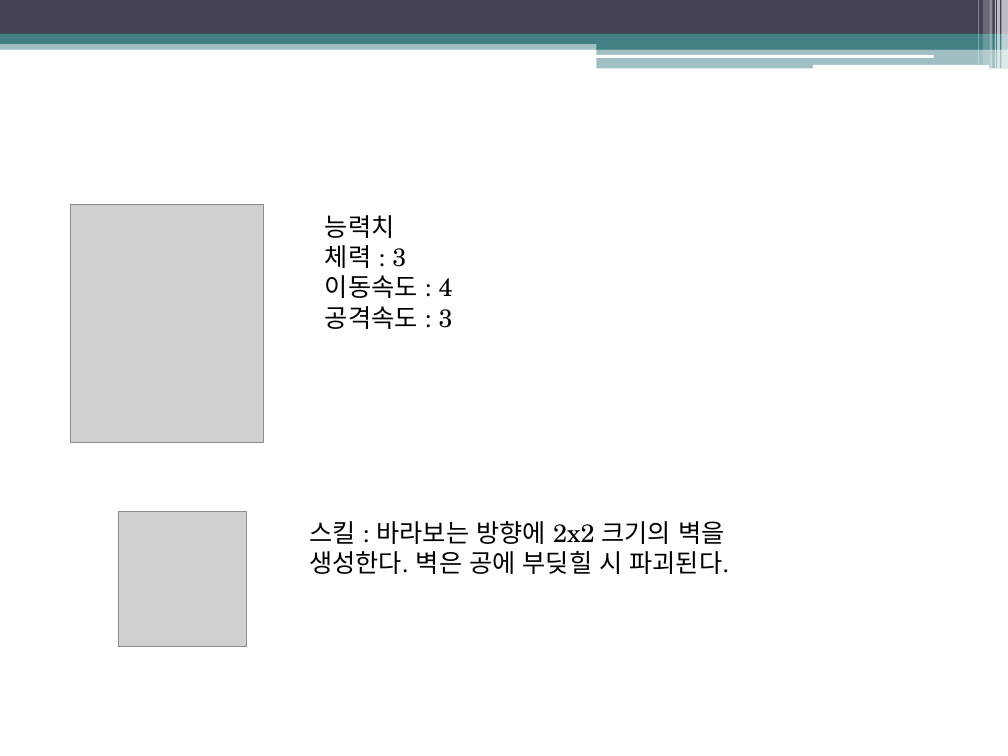
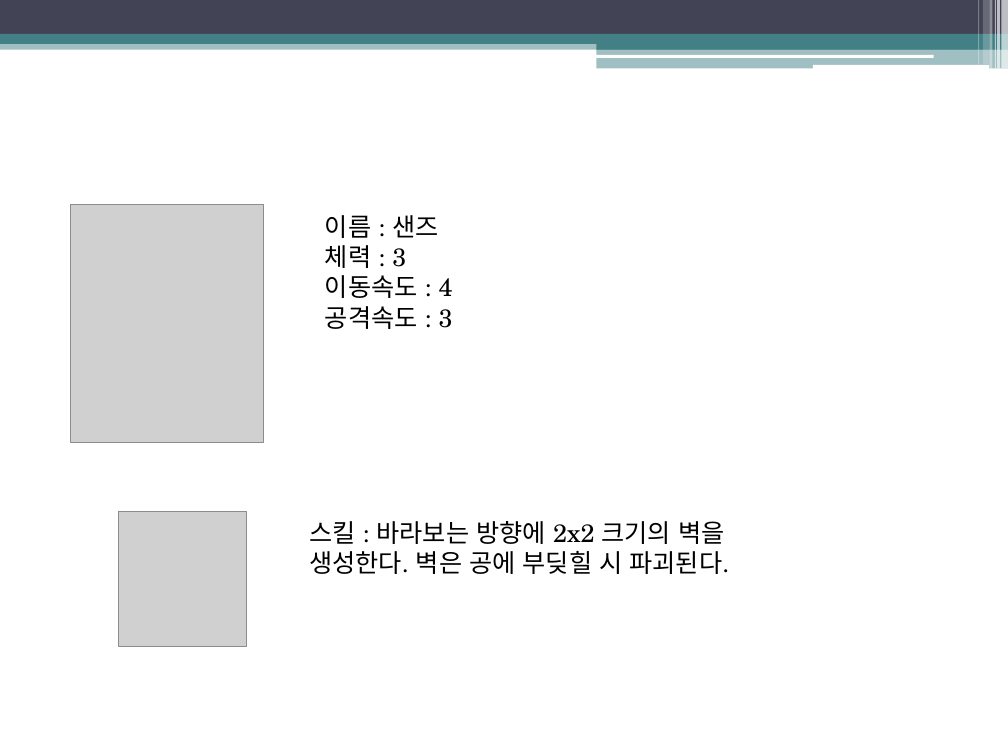
Before and after one commit to dionme2622/2DGP-Term-Project, a slide deck: slide 9 of 2D 게임프로그래밍 1차프로젝트.pptx. Drawn at 1008x756 pixels with LibreOffice and Linux fonts; fonts in the diff are those of the drawing; grey boxes stand for pictures. Boxes give left, top, right and bottom in pixels: in the first picture for what was removed or moved away, otherwise in the second. Text is boxed around its words. In the diff, an @@ line names an element or a change of style, - is before the commit and + after.

```diff
--- a/2D 게임프로그래밍 1차프로젝트.pptx
+++ b/2D 게임프로그래밍 1차프로젝트.pptx
@@ text at box(325, 215, 438, 238): text changed @@
-능력치
+이름 : 샌즈
```
Also in this commit, not shown: 2 other slides changed, 3 slides added.
